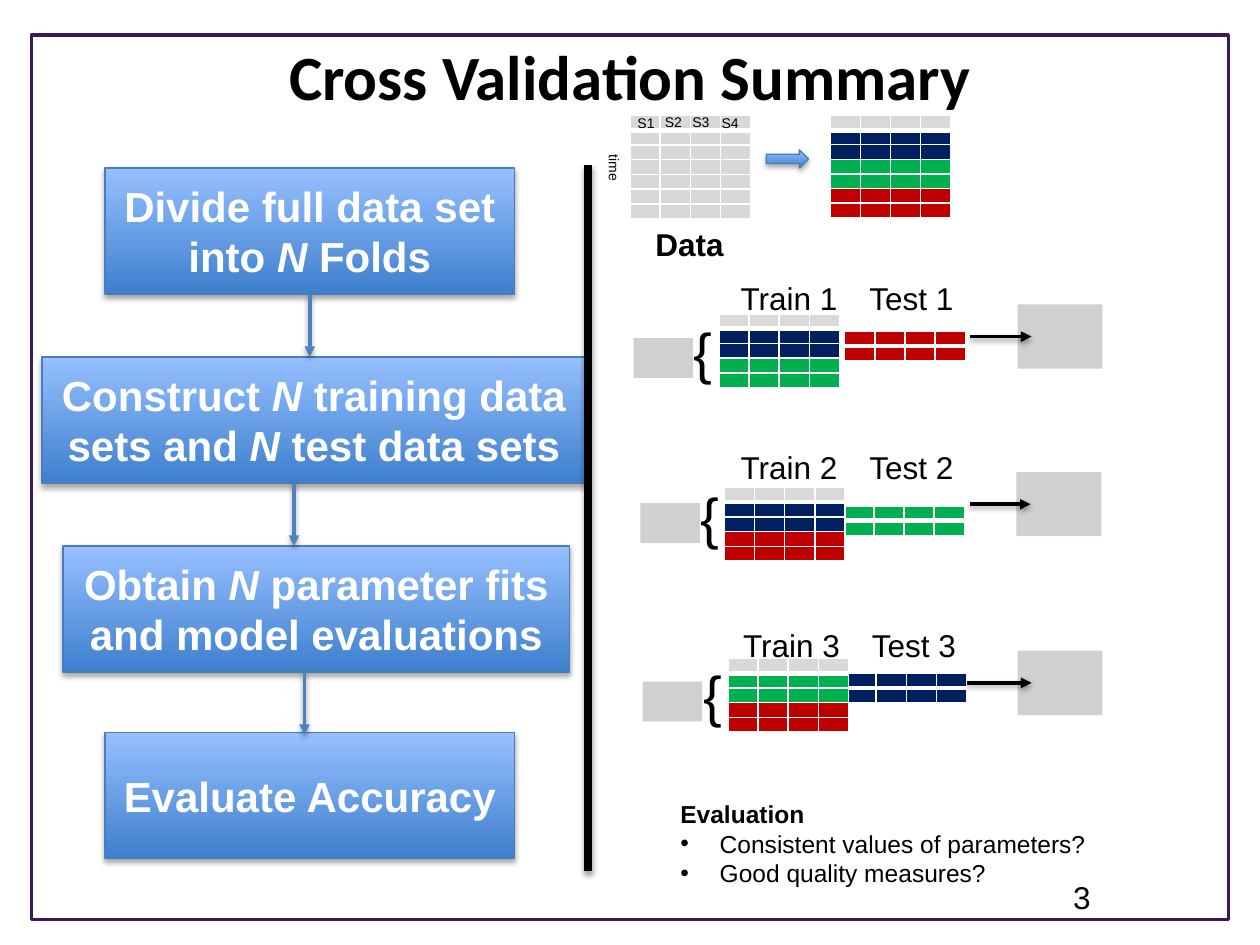
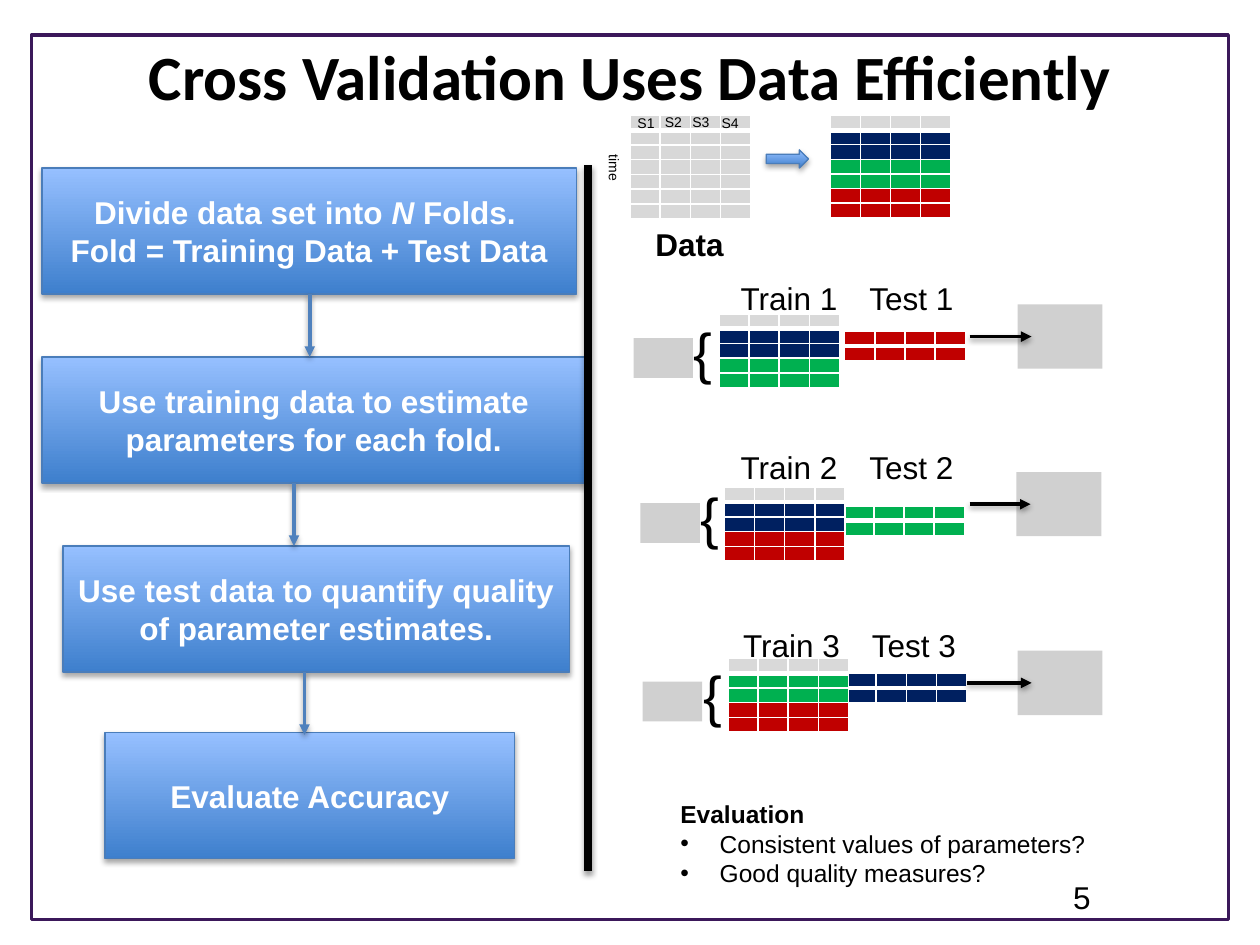
Before and after one commit to ModelEngineering/BIOEN-437, a slide deck: slide 5 of Lectures/Verification-and-Validation/vav_crossvalidation.pptx (slide 3 before the commit). Drawn at 1260x945 pixels with LibreOffice and Linux fonts; fonts in the diff are those of the drawing; grey boxes stand for pictures; background and template pictures are left out. Boxes give left, top, right and bottom in pixels: in the first picture for what was removed or moved away, otherwise in the second. Text is boxed around its words. In the diff, an @@ line names an element or a change of style, - is before the commit and + after.

Commit message:
Updates to cross validation slides

```diff
--- a/Lectures/Verification-and-Validation/vav_crossvalidation.pptx
+++ b/Lectures/Verification-and-Validation/vav_crossvalidation.pptx
@@ title at bbox=[149, 55, 1111, 110]: text changed @@
-Cross Validation Summary
+Cross Validation Uses Data Efficiently
@@ rectangle "Divide data set into N ...": place and size @@
-rectangle "Divide data set into N ..." at bbox=[105, 168, 514, 294]
+rectangle "Divide data set into N ..." at bbox=[42, 168, 576, 294]
@@ text in rectangle at bbox=[71, 201, 547, 268]: text changed; size 24 to 18 pt @@
-Divide full data set into N Folds
+Divide data set into N Folds.
+Fold = Training Data + Test Data
@@ text in rectangle at bbox=[99, 390, 529, 457]: text changed; size 24 to 18 pt @@
-Construct N training data sets and N test data sets
+Use training data to estimate parameters for each fold.
@@ text in rectangle at bbox=[78, 579, 553, 646]: text changed; size 24 to 18 pt @@
-Obtain N parameter fits and model evaluations
+Use test data to quantify quality of parameter estimates.
@@ rectangle "Evaluate Accuracy" at bbox=[105, 733, 514, 859]: size 24 to 18 pt @@
@@ page number at bbox=[1073, 887, 1091, 910]: text changed @@
-3
+5
```
Also in this commit, not shown: 2 other slides changed, 2 slides added.
